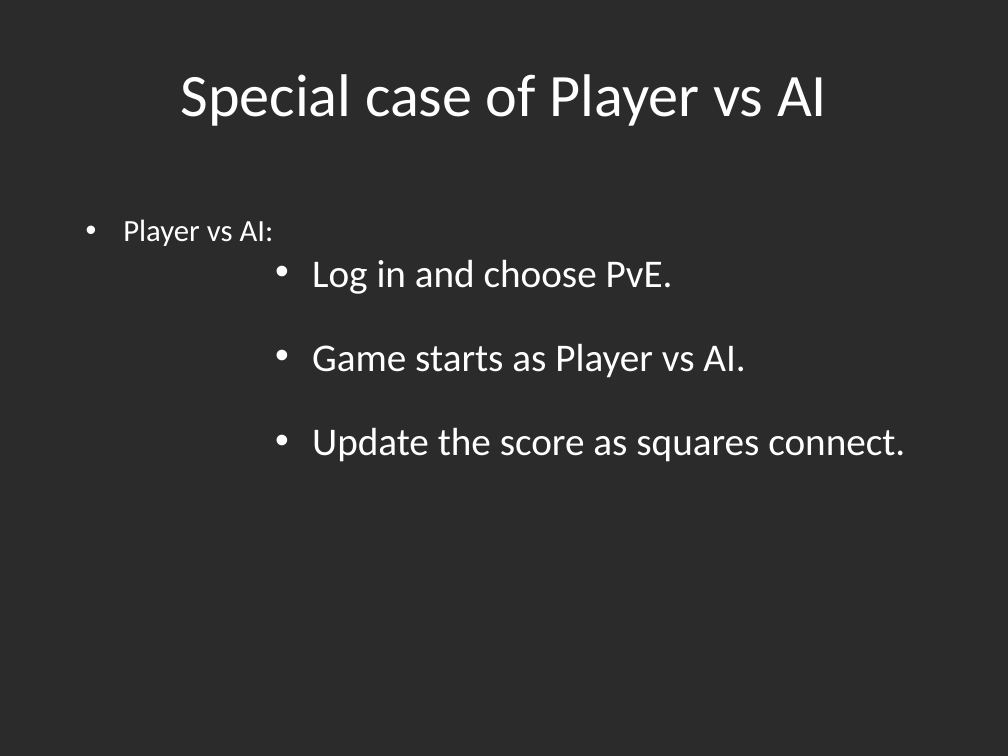
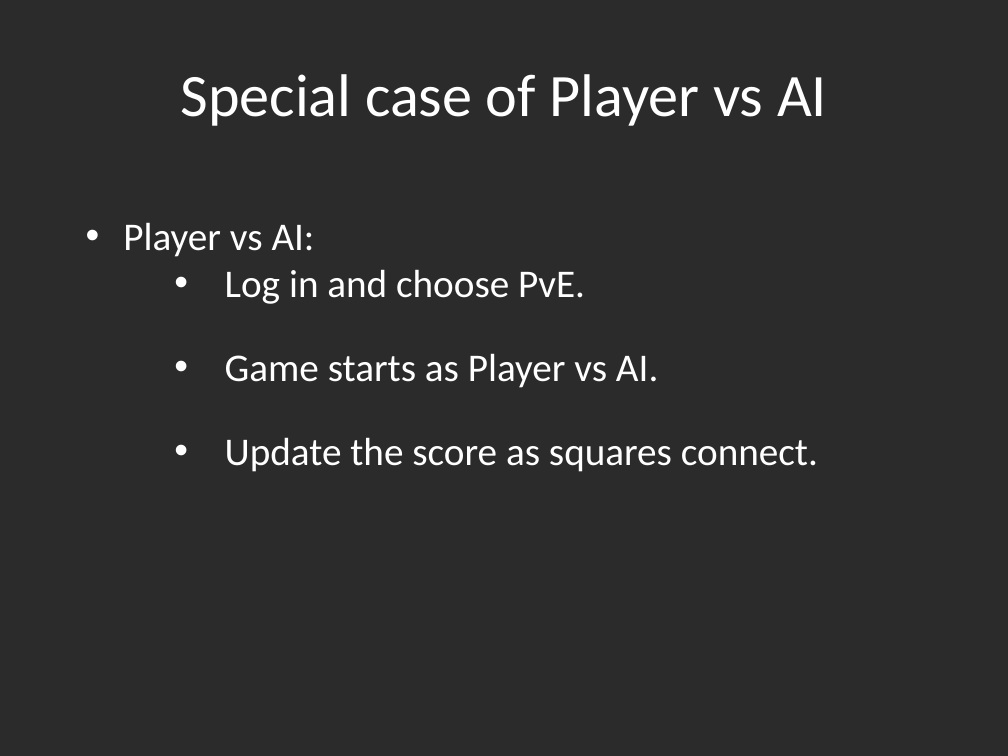
Before and after one commit to Amatarasu/A-Team, a slide deck: slide 8 of Power Point Presentation.pptx. Drawn at 1008x756 pixels with LibreOffice and Linux fonts; fonts in the diff are those of the drawing; background and template pictures are left out; a plain dark background stands for a picture behind light text. Boxes give left, top, right and bottom in pixels: in the first picture for what was removed or moved away, otherwise in the second. Text is boxed around its words. In the diff, an @@ line names an element or a change of style, - is before the commit and + after.

```diff
--- a/Power Point Presentation.pptx
+++ b/Power Point Presentation.pptx
@@ text "Player vs AI:" at [123, 222, 818, 472]: size 22 to 28 pt in "Player vs AI:"; indent changed; list level 6 to 4 in "Log in and choose PvE."; list level 6 to 4 in "Game starts as Player vs ..."; list level 6 to 4 in "Update the score as squares ..." @@
```
Also in this commit, not shown: 7 other slides changed, 2 other files.
